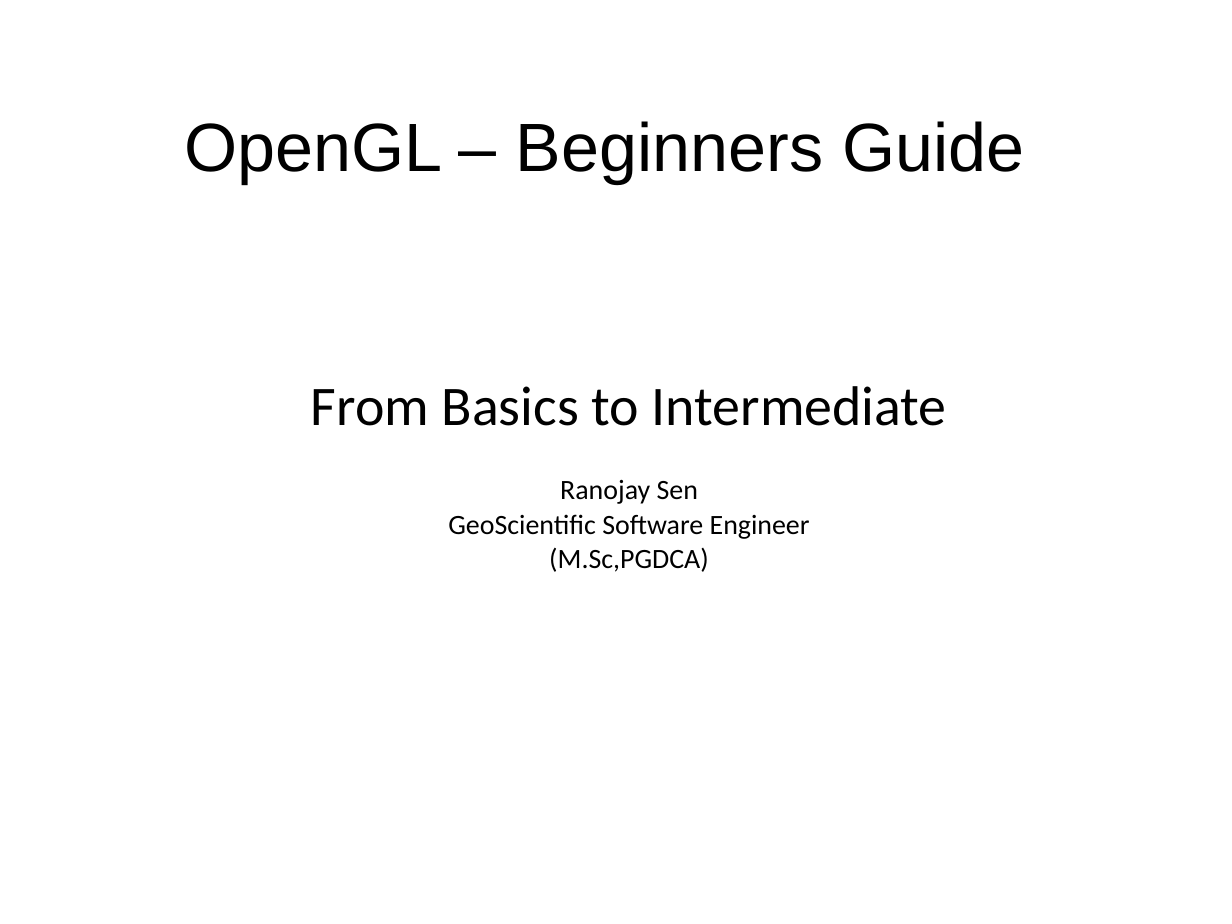
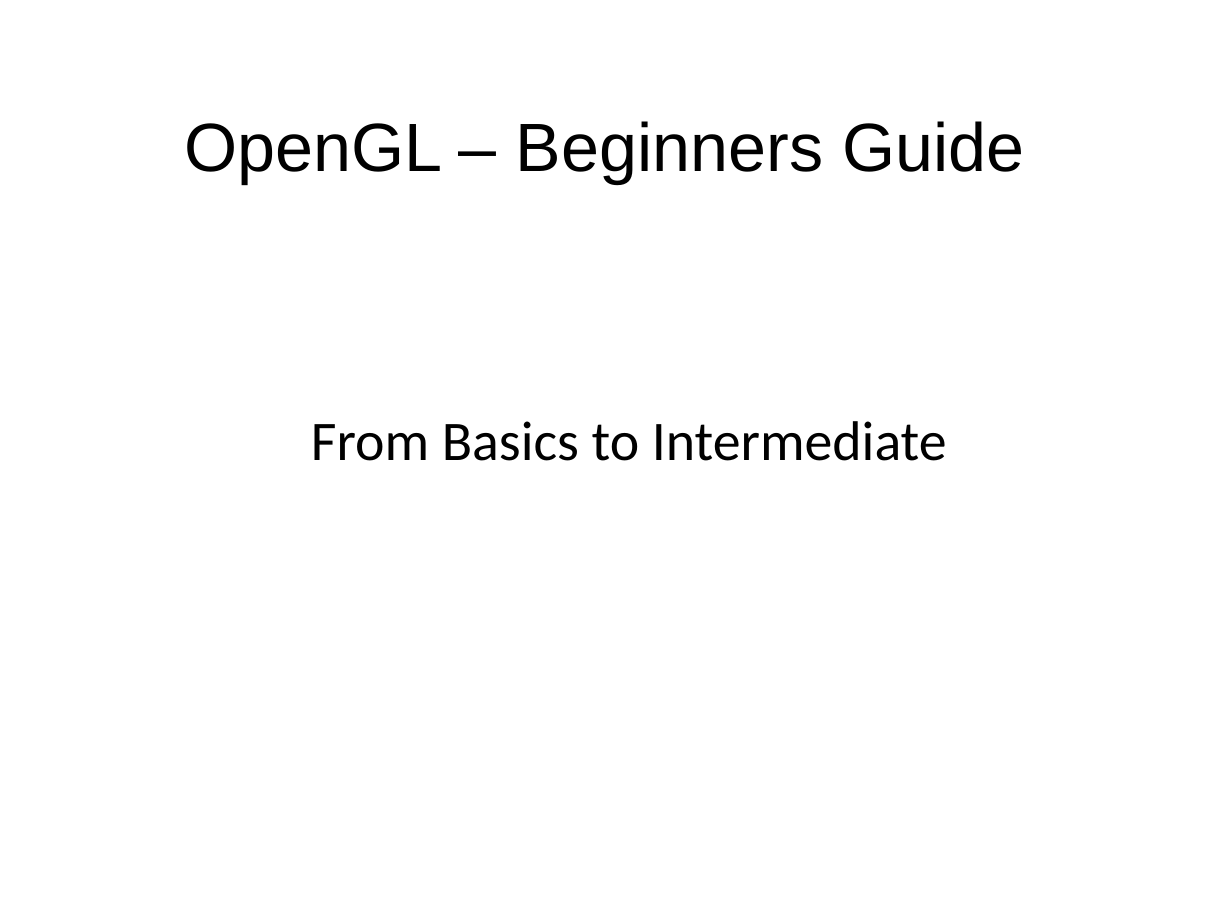
Before and after one commit to ranojay/Trainings, a slide deck: slide 1 of OpenGL_Training/ppt/OpenGL - Beginners Guide.ppt. Drawn at 1232x924 pixels with LibreOffice and Linux fonts; fonts in the diff are those of the drawing; background and template pictures are left out. Boxes give left, top, right and bottom in pixels: in the first picture for what was removed or moved away, otherwise in the second. Text is boxed around its words. In the diff, an @@ line names an element or a change of style, - is before the commit and + after.

```diff
--- a/OpenGL_Training/ppt/OpenGL - Beginners Guide.ppt
+++ b/OpenGL_Training/ppt/OpenGL - Beginners Guide.ppt
@@ subtitle at (448, 479, 810, 572): paragraphs removed @@
-Ranojay Sen
-GeoScientific Software Engineer
-(M.Sc,PGDCA)
```
Also in this commit, not shown: 4 other files.
